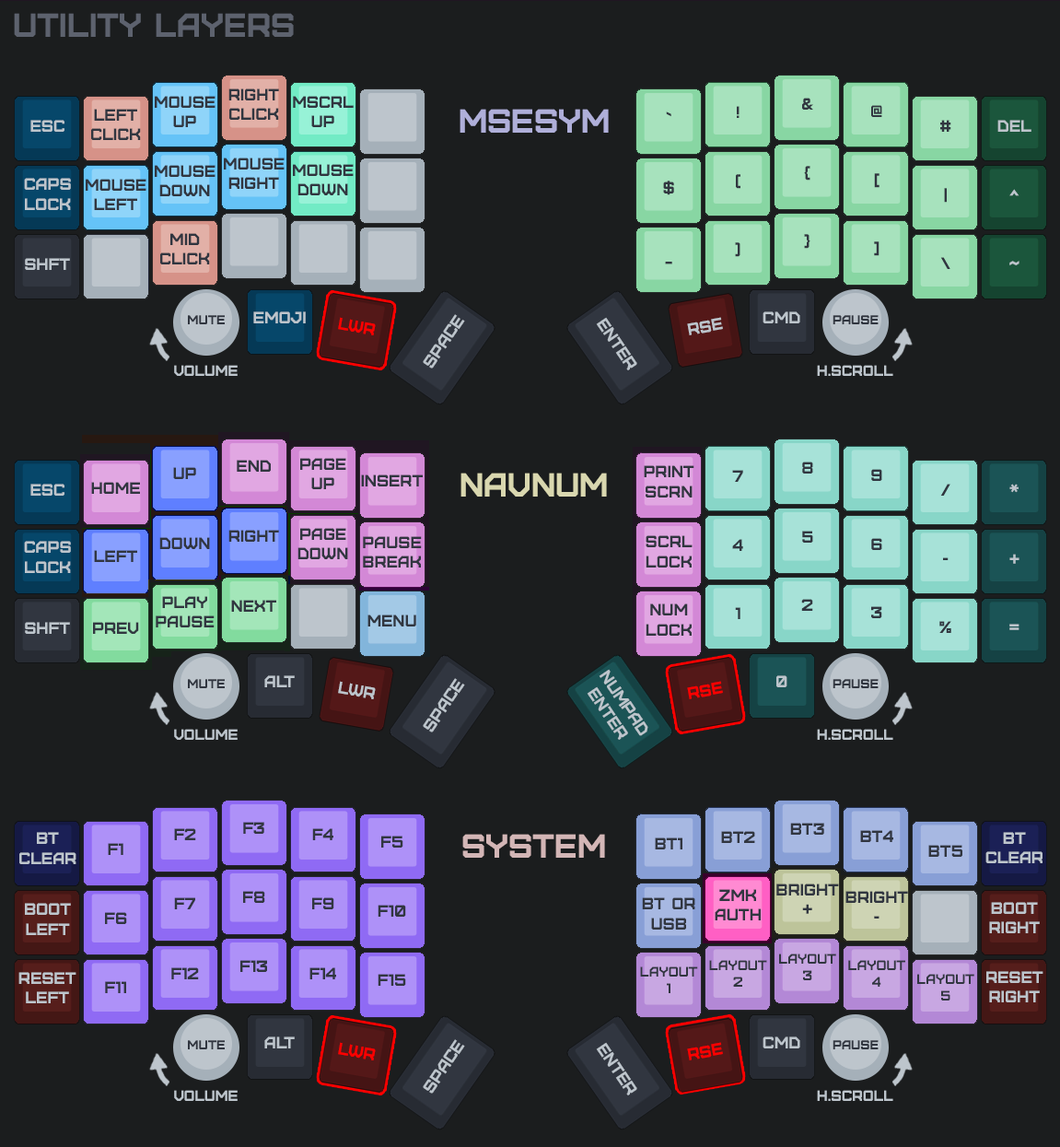
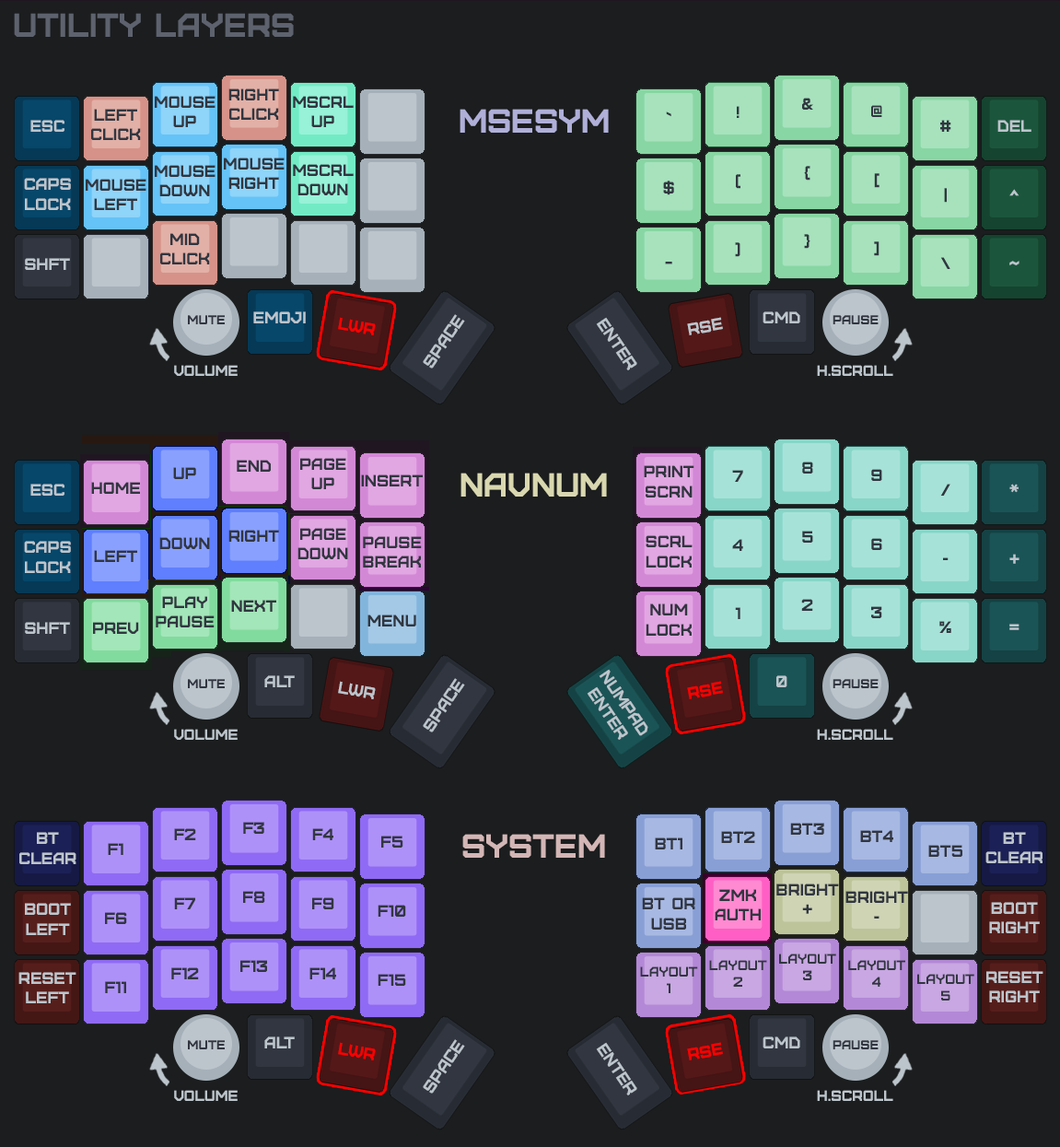
Revision of a layered 1060 × 1147 image; what changed, layer by layer:
painted on "1-4" (1st of 6, in "SYMBOL" › "Keymap" › "Left") over [292, 163, 354, 176]
